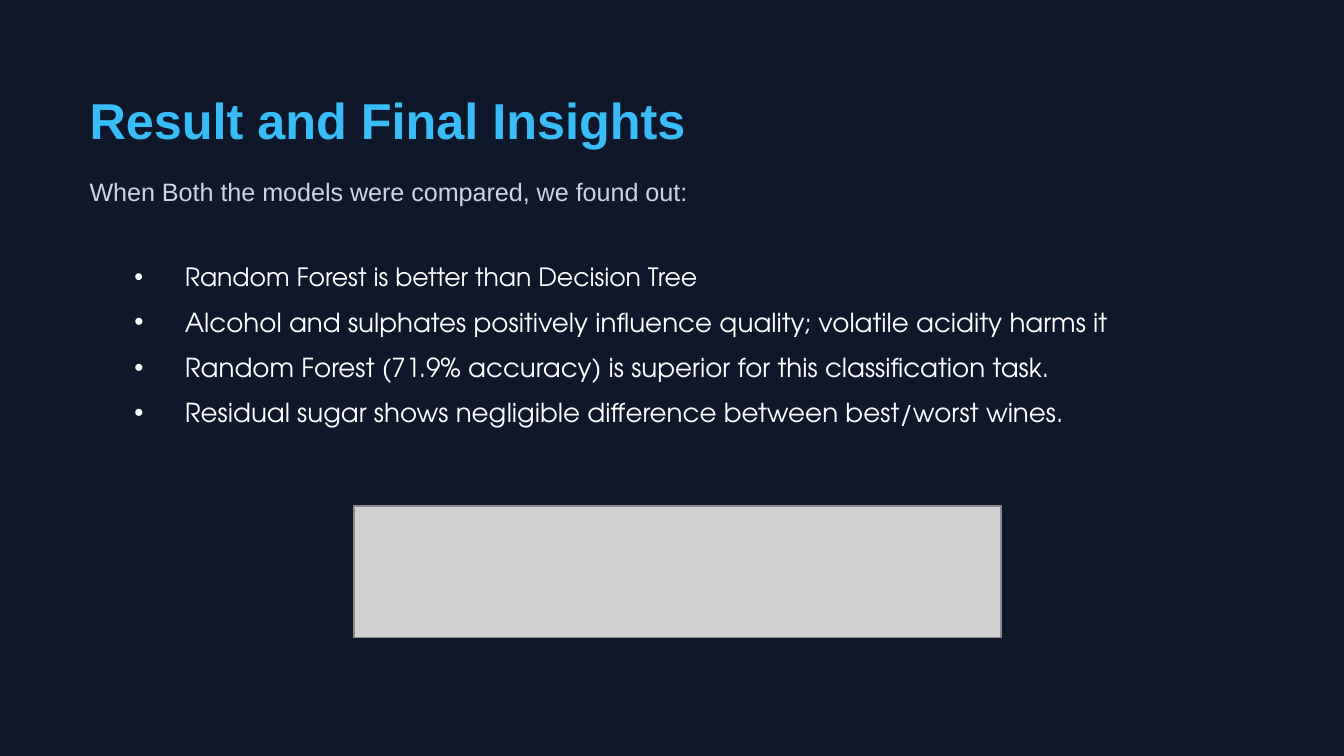
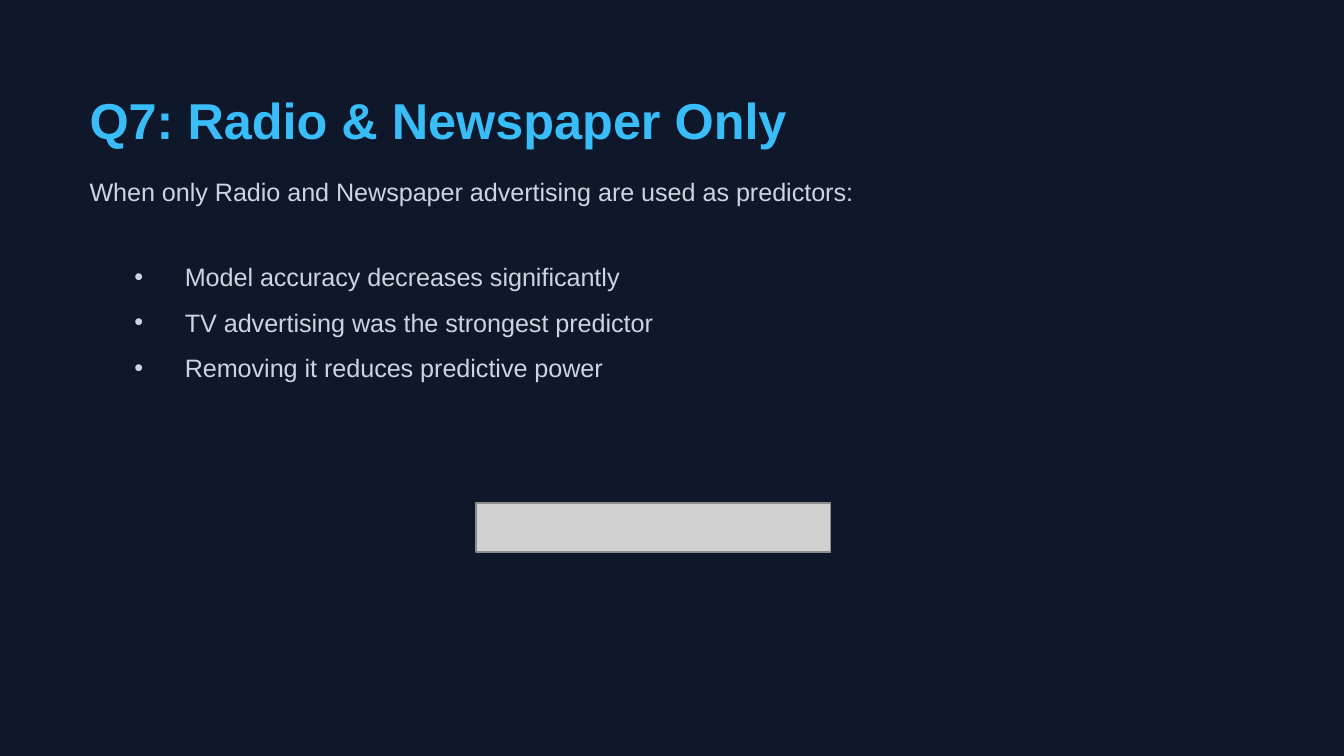
Before and after one commit to nishit-11/Sales-Prediction-Finaltics, a slide deck: slide 9 of Sales Prediction Analysis.pptx. Drawn at 1344x756 pixels with LibreOffice and Linux fonts; fonts in the diff are those of the drawing; grey boxes stand for pictures. Boxes give left, top, right and bottom in pixels: in the first picture for what was removed or moved away, otherwise in the second. Text is boxed around its words. In the diff, an @@ line names an element or a change of style, - is before the commit and + after.

```diff
--- a/Sales Prediction Analysis.pptx
+++ b/Sales Prediction Analysis.pptx
@@ text at [90, 102, 787, 149]: text changed @@
-Result and Final Insights
+Q7: Radio & Newspaper Only
@@ text at [90, 182, 853, 206]: text changed @@
-When Both the models were compared, we found out:
+When only Radio and Newspaper advertising are used as predictors:
@@ text at [185, 267, 653, 383]: text changed; size 14 to 13.5 pt; font TeX Gyre Adventor to Arial; text colour #FFFFFF to #CBD5E1 @@
-• Random Forest is better than Decision Tree
-• Alcohol and sulphates positively influence quality; volatile acidity harms it
-• Random Forest (71.9% accuracy) is superior for this classification task.
-• Residual sugar shows negligible difference between best/worst wines.
+• Model accuracy decreases significantly
+• TV advertising was the strongest predictor
+• Removing it reduces predictive power
@@ picture removed at [353, 507, 1000, 638] @@
@@ picture added at [476, 503, 831, 551] @@
```
Also in this commit, not shown: 4 other slides changed, 3 slides added, 3 slides removed.
